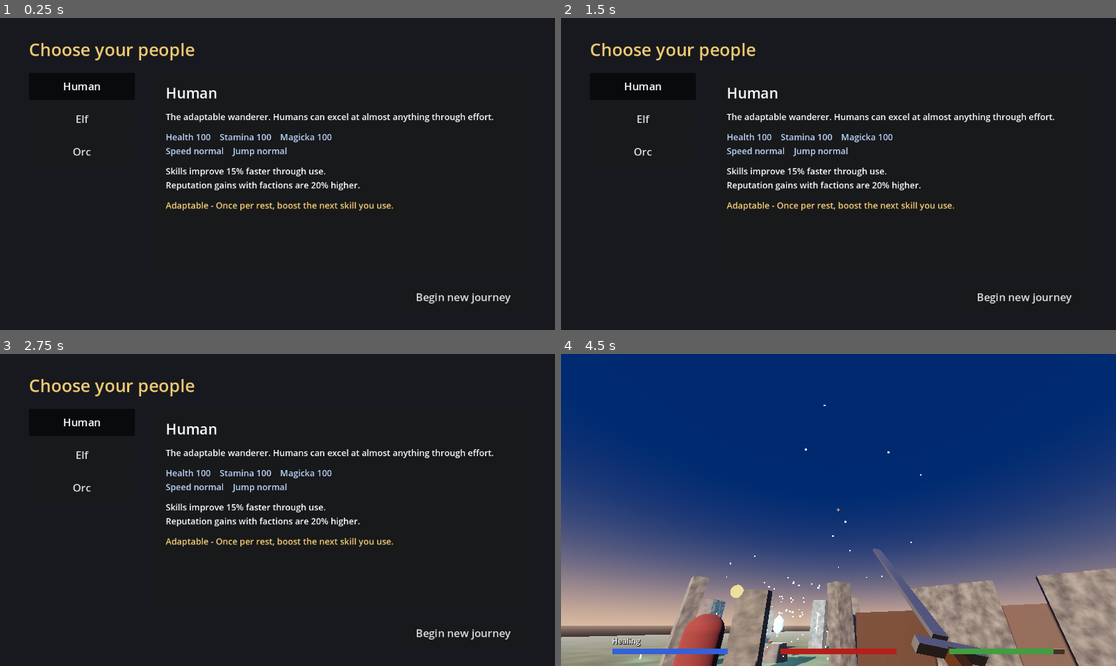
Above: before the commit, frames 1-4 (two rows, left to right).
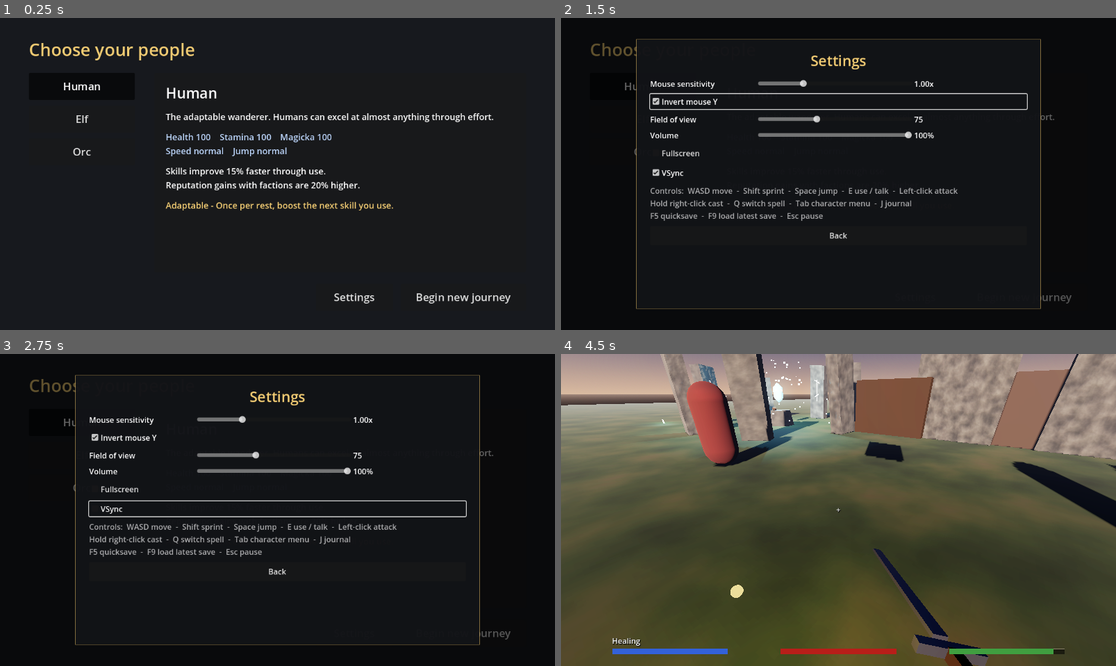
Above: after the commit, the same moments.

Repository: RCJLabs/Vaelora-godot
Game: Godot game, scene res://ui/character_creation.tscn
Same seed, same stepped clock (60 frames per second), same inputs: the game is played once before the commit and once after it.
Inputs (mouse positions are in pixels of both pictures, inside the frame that each line leads up to):
- Up to frame 1 (0.25 s): no input
- Up to frame 2 (1.5 s): click (916, 298) at 0.5 s, where only the run after the commit has a clickable "Settings"; click (838, 102) at 1.25 s, where only the run after the commit has a clickable "Invert mouse Y"
- Up to frame 3 (2.75 s): click (277, 510) at 2 s, where only the run after the commit has a clickable "VSync"
- Up to frame 4 (4.5 s): click (838, 572) at 2.75 s, where only the run after the commit has a clickable "Back"; click "Begin new journey" at 3.5 s; tap Enter at 4.25 s; move the mouse to (866, 510) at 4.27 s; press the mouse at (866, 510) at 4.28 s; hold W (move_forward) from 4.28 s (still down)

The runs differ from the first frame. In frame 1, 0.1% of the frame differs, in the area x 60-68%, y 88-92%; in frame 2, 6.8%; in frame 3, 6.8%; in frame 4, 98%, in the area x 0-100%, y 0-100%.

Commit message:
Add save slots, pause menu and settings
- SaveSystem: quicksave + 5 manual slots in user://saves/ with metadata (race,
  level, location, play time, date); F9 and death load the most recent save;
  old savegame.json migrates to the quicksave (save version 6)
- Pause menu (Esc): resume, save (overwrite confirmation), load (with delete),
  settings, quit to title, quit game; yields Esc to dialogue and the Tab menu
- Settings autoload saved to user://settings.cfg: mouse sensitivity, invert Y,
  FOV, volume, fullscreen, VSync; controls list
- Title screen: Continue loads the most recent save, plus Load Game and Settings
- GameState.play_time; new game resets it
- project.godot keeps the Terrain3D editor plugin enabled for local installs
- Docs: saving/settings section, Terrain3D notes in ASSETS.md

Co-Authored-By: Claude Opus 5.5 <noreply@anthropic.com>
Claude-Session: https://claude.ai/code/session_01BPE8ZczZ4hZnRHyCfMJwVS

Diff:
--- a/godot/player/player_first_person.gd
+++ b/godot/player/player_first_person.gd
@@ -17,11 +17,13 @@
 #   └── HUD (instance of ui/hud.tscn)
 #
 # Controls: WASD move, Shift sprint, Space jump, mouse look, E interact,
-# left-click attack, hold right-click cast spell, Q switch spell, F5 quicksave, F9 quickload, Esc releases the mouse, left-click recaptures it.
+# left-click attack, hold right-click cast spell, Q switch spell, F5 quicksave,
+# F9 load the latest save, Esc pause menu.
 
 @export var walk_speed: float = 5.0
 @export var sprint_speed: float = 8.0
 @export var jump_velocity: float = 4.5
+## Base mouse speed; the player's own multiplier is in Settings (Esc > Settings).
 @export var mouse_sensitivity: float = 0.002
 @export var ground_accel: float = 40.0   # how fast you reach full speed on the ground
 @export var air_accel: float = 8.0       # how much you can steer mid-air
@@ -84,6 +86,8 @@
 	_orb_material = spell_orb.mesh.surface_get_material(0).duplicate()
 	spell_orb.material_override = _orb_material
 	_on_spell_changed()
+	Settings.changed.connect(_apply_settings)
+	_apply_settings()
 	_ensure_input_actions()
 	_check_collision_setup()
 	Input.mouse_mode = Input.MOUSE_MODE_CAPTURED
@@ -98,13 +102,13 @@
 		return   # the dialogue box owns the mouse and keys while talking
 
 	if event is InputEventMouseMotion and Input.mouse_mode == Input.MOUSE_MODE_CAPTURED:
-		rotate_y(-event.relative.x * mouse_sensitivity)          # body turns left/right
-		head.rotate_x(-event.relative.y * mouse_sensitivity)     # head tilts up/down
+		var sensitivity := mouse_sensitivity * Settings.mouse_sensitivity
+		var vertical := -1.0 if Settings.invert_y else 1.0
+		rotate_y(-event.relative.x * sensitivity)                # body turns left/right
+		head.rotate_x(-event.relative.y * sensitivity * vertical)  # head tilts up/down
 		head.rotation.x = clamp(head.rotation.x, deg_to_rad(-85), deg_to_rad(85))
 
-	if event.is_action_pressed("ui_cancel"):
-		Input.mouse_mode = Input.MOUSE_MODE_VISIBLE
-	elif event is InputEventMouseButton and event.pressed and Input.mouse_mode != Input.MOUSE_MODE_CAPTURED:
+	if event is InputEventMouseButton and event.pressed and Input.mouse_mode != Input.MOUSE_MODE_CAPTURED:
 		Input.mouse_mode = Input.MOUSE_MODE_CAPTURED   # this click only grabs the mouse
 	elif event.is_action_pressed("attack"):
 		_try_attack()
@@ -238,6 +242,10 @@
 	var tween := create_tween()
 	tween.tween_property(weapon, "rotation", weapon_rest_rotation + Vector3(deg_to_rad(-80), deg_to_rad(30), 0), 0.08)
 	tween.tween_property(weapon, "rotation", weapon_rest_rotation, 0.25)
+
+
+func _apply_settings() -> void:
+	camera.fov = Settings.fov
 
 
 func _on_skill_increased(skill_id: String, new_level: int) -> void:
--- a/godot/project.godot
+++ b/godot/project.godot
@@ -16,10 +16,16 @@
 Inventory="*res://systems/inventory.gd"
 Spellbook="*res://systems/spellbook.gd"
 Reputation="*res://systems/reputation.gd"
+Settings="*res://systems/settings.gd"
 QuestLog="*res://systems/quest_log.gd"
 DialogueManager="*res://ui/dialogue_box.tscn"
 SaveSystem="*res://systems/save_system.gd"
 CharacterMenu="*res://ui/character_menu.tscn"
+PauseMenu="*res://ui/pause_menu.tscn"
+
+[editor_plugins]
+
+enabled=PackedStringArray("res://addons/terrain_3d/plugin.cfg")
 
 [input]
 
--- a/godot/systems/game_state.gd
+++ b/godot/systems/game_state.gd
@@ -9,6 +9,7 @@
 var race: String = "Human"        # name only, used by dialogue conditions
 var race_data: RaceData           # full stats/modifiers of the chosen race
 var flags: Dictionary = {}        # story memory, e.g. flags["met_maren"] = true
+var play_time := 0.0              # seconds spent in levels (not menus), shown on save slots
 
 signal flag_set(flag_name: String)
 
@@ -16,6 +17,12 @@
 func _ready() -> void:
 	# Lets levels run on their own (F6) without going through character creation.
 	set_race(load(DEFAULT_RACE))
+
+
+func _process(delta: float) -> void:
+	# Pausable, so menus don't count; the title screen has no player, so it doesn't either.
+	if get_tree().get_first_node_in_group("player"):
+		play_time += delta
 
 
 func set_race(data: RaceData) -> void:
--- a/godot/systems/save_system.gd
+++ b/godot/systems/save_system.gd
@@ -1,76 +1,137 @@
 extends Node
 
-# Quicksave (F5) / quickload (F9). Autoloaded as "SaveSystem".
-# Saves to user://savegame.json. Find that folder with
+# Saving and loading, with slots. Autoloaded as "SaveSystem".
+#   F5 = quicksave (its own slot), F9 = load the most recent save.
+#   The pause menu (Esc) saves to / loads from manual slots 1-5.
+# Saves live in user://saves/<slot>.json. Find that folder with
 # Project > Open User Data Folder (in the editor).
 #
 # What is saved: current level, race, story flags, skills and character level,
-# inventory and gold, known spells, faction reputation (quest progress comes from flags and items),
-# player position/look direction and Health/Stamina/Magicka. Things not driven by flags (e.g. a
-# door you left open) reset when you load.
+# inventory and gold, known spells, faction reputation, play time, player
+# position/look direction and Health/Stamina/Magicka. Quest progress comes
+# from flags and items. Things not driven by flags (e.g. a door you left
+# open) reset when you load.
 
-const SAVE_PATH := "user://savegame.json"
-const SAVE_VERSION := 5   # 2: skills, 3: inventory, 4: spells, 5: reputation
+const SAVE_DIR := "user://saves/"
+const OLD_SAVE_PATH := "user://savegame.json"   # before slots existed
+const SAVE_VERSION := 6   # 2: skills, 3: inventory, 4: spells, 5: reputation, 6: slots + play time
+const QUICKSAVE := "quicksave"
+const MANUAL_SLOTS := ["slot_1", "slot_2", "slot_3", "slot_4", "slot_5"]
 
 var _pending_player_state: Dictionary = {}
 
 
+func _ready() -> void:
+	DirAccess.make_dir_recursive_absolute(SAVE_DIR)
+	if FileAccess.file_exists(OLD_SAVE_PATH) and not FileAccess.file_exists(_path(QUICKSAVE)):
+		DirAccess.rename_absolute(OLD_SAVE_PATH, _path(QUICKSAVE))   # keep the old save as the quicksave
+
+
 func _unhandled_input(event: InputEvent) -> void:
 	if event.is_action_pressed("quicksave"):
-		save_game()
+		save_game(QUICKSAVE)
 	elif event.is_action_pressed("quickload"):
 		load_game()
 
 
-func has_save() -> bool:
-	return FileAccess.file_exists(SAVE_PATH)
+func slot_title(slot: String) -> String:
+	if slot == QUICKSAVE:
+		return "Quicksave"
+	return "Slot %s" % slot.trim_prefix("slot_")
 
 
-func save_game() -> bool:
+## True if `slot` has a save. With no slot: true if any save exists.
+func has_save(slot: String = "") -> bool:
+	if slot != "":
+		return FileAccess.file_exists(_path(slot))
+	return not list_saves().is_empty()
+
+
+## Every save, newest first: [{"slot": "slot_1", "meta": {...}}, ...]
+func list_saves() -> Array:
+	var saves := []
+	for slot in [QUICKSAVE] + MANUAL_SLOTS:
+		if has_save(slot):
+			var data = JSON.parse_string(FileAccess.get_file_as_string(_path(slot)))
+			if data is Dictionary:
+				saves.append({"slot": slot, "meta": data.get("meta", {})})
+	saves.sort_custom(func(a, b): return a["meta"].get("saved_at", 0) > b["meta"].get("saved_at", 0))
+	return saves
+
+
+func most_recent_slot() -> String:
+	var saves := list_saves()
+	return saves[0]["slot"] if not saves.is_empty() else ""
+
+
+## One line describing a save, for menus.
+func describe(meta: Dictionary) -> String:
+	var minutes := int(meta.get("play_time", 0.0) / 60.0)
+	return "%s, level %d  -  %s  -  %dh %02dm played  -  %s" % [
+		meta.get("race", "?"), meta.get("character_level", 1), meta.get("location", "?"),
+		minutes / 60, minutes % 60, meta.get("saved_at_text", "")]
+
+
+func save_game(slot: String = QUICKSAVE) -> bool:
 	var player := get_tree().get_first_node_in_group("player")
 	if player == null:
-		return false   # e.g. on the character creation screen
+		return false   # e.g. on the title screen
 	if DialogueManager.is_active or player.is_dead:
 		player.show_message("You can't save right now.")
 		return false
 
+	var level := get_tree().current_scene
 	var data := {
 		"version": SAVE_VERSION,
-		"level": get_tree().current_scene.scene_file_path,
+		"meta": {
+			"saved_at": Time.get_unix_time_from_system(),
+			"saved_at_text": Time.get_datetime_string_from_system(false, true).substr(0, 16),
+			"race": GameState.race,
+			"character_level": Skills.character_level,
+			"location": level.name.capitalize(),   # "TestLevel" -> "Test Level"
+			"play_time": GameState.play_time,
+		},
+		"level": level.scene_file_path,
 		"race": GameState.race_data.resource_path,
 		"flags": GameState.flags,
+		"play_time": GameState.play_time,
 		"skills": Skills.to_dict(),
 		"inventory": Inventory.to_dict(),
 		"spells": Spellbook.to_dict(),
 		"reputation": Reputation.to_dict(),
 		"player": player.get_save_data(),
 	}
-	var file := FileAccess.open(SAVE_PATH, FileAccess.WRITE)
+	var file := FileAccess.open(_path(slot), FileAccess.WRITE)
 	if file == null:
-		push_error("SaveSystem: can't write %s (error %d)" % [SAVE_PATH, FileAccess.get_open_error()])
+		push_error("SaveSystem: can't write %s (error %d)" % [_path(slot), FileAccess.get_open_error()])
 		return false
 	file.store_string(JSON.stringify(data, "\t"))
-	player.show_message("Game saved.")
+	player.show_message("Game saved (%s)." % slot_title(slot))
 	return true
 
 
-func load_game() -> bool:
-	if not has_save():
+## Loads `slot`, or the most recent save if no slot is given.
+func load_game(slot: String = "") -> bool:
+	if slot == "":
+		slot = most_recent_slot()
+	if slot == "" or not has_save(slot):
 		var player := get_tree().get_first_node_in_group("player")
 		if player:
 			player.show_message("No save yet. Press F5 to save.")
 		return false
 
-	var data = JSON.parse_string(FileAccess.get_file_as_string(SAVE_PATH))
+	var data = JSON.parse_string(FileAccess.get_file_as_string(_path(slot)))
 	if not data is Dictionary or not int(data.get("version", 0)) in range(1, SAVE_VERSION + 1):
-		push_error("SaveSystem: %s is damaged or from a newer version of the game." % SAVE_PATH)
+		push_error("SaveSystem: %s is damaged or from a newer version of the game." % _path(slot))
 		return false
 
 	if DialogueManager.is_active:
 		DialogueManager.end()
+	get_tree().paused = false
 	QuestLog.silent = true   # restoring flags/items isn't "progress" - don't announce it
 	GameState.set_race(load(data["race"]))
 	GameState.flags = data["flags"]
+	GameState.play_time = float(data.get("play_time", 0.0))
 	if data.has("skills"):
 		Skills.from_dict(data["skills"])
 	else:
@@ -101,6 +162,14 @@
 	return state
 
 
-func delete_save() -> void:
-	if has_save():
-		DirAccess.remove_absolute(SAVE_PATH)
+## Deletes one slot, or every save if no slot is given.
+func delete_save(slot: String = "") -> void:
+	for s in ([slot] if slot != "" else [QUICKSAVE] + MANUAL_SLOTS):
+		if has_save(s):
+			DirAccess.remove_absolute(_path(s))
+	if slot == "" and FileAccess.file_exists(OLD_SAVE_PATH):
+		DirAccess.remove_absolute(OLD_SAVE_PATH)
+
+
+func _path(slot: String) -> String:
+	return SAVE_DIR + slot + ".json"
--- /dev/null
+++ b/godot/systems/settings.gd
@@ -0,0 +1,45 @@
+extends Node
+
+# Player options, saved to user://settings.cfg (separate from save games, so
+# they apply to every character). Autoloaded as "Settings". Changed from the
+# pause menu (Esc > Settings) or the title screen.
+
+signal changed
+
+const PATH := "user://settings.cfg"
+
+var mouse_sensitivity := 1.0   # multiplier: 1.0 = the player's default
+var invert_y := false
+var fov := 75.0
+var master_volume := 1.0       # 0..1
+var fullscreen := false
+var vsync := true
+
+const KEYS := ["mouse_sensitivity", "invert_y", "fov", "master_volume", "fullscreen", "vsync"]
+
+
+func _ready() -> void:
+	var config := ConfigFile.new()
+	if config.load(PATH) == OK:
+		for key in KEYS:
+			set(key, config.get_value("settings", key, get(key)))
+	apply()
+
+
+## Change one option: applies it, saves the file and tells listeners (e.g. the camera).
+func set_option(key: String, value) -> void:
+	set(key, value)
+	apply()
+	var config := ConfigFile.new()
+	for k in KEYS:
+		config.set_value("settings", k, get(k))
+	config.save(PATH)
+	changed.emit()
+
+
+func apply() -> void:
+	AudioServer.set_bus_volume_db(0, linear_to_db(maxf(master_volume, 0.0001)))
+	if DisplayServer.get_name() == "headless":
+		return   # no window to change (automated tests)
+	DisplayServer.window_set_mode(DisplayServer.WINDOW_MODE_FULLSCREEN if fullscreen else DisplayServer.WINDOW_MODE_WINDOWED)
+	DisplayServer.window_set_vsync_mode(DisplayServer.VSYNC_ENABLED if vsync else DisplayServer.VSYNC_DISABLED)
--- a/godot/ui/character_creation.gd
+++ b/godot/ui/character_creation.gd
@@ -39,7 +39,10 @@
 		race_buttons.add_child(button)
 	begin_button.pressed.connect(begin)
 	continue_button.visible = SaveSystem.has_save()
-	continue_button.pressed.connect(SaveSystem.load_game)
+	continue_button.pressed.connect(func(): SaveSystem.load_game())   # most recent save
+	%LoadButton.visible = SaveSystem.has_save()
+	%LoadButton.pressed.connect(PauseMenu.open_page.bind("load"))
+	%SettingsButton.pressed.connect(PauseMenu.open_page.bind("settings"))
 	race_buttons.get_child(0).button_pressed = true
 	select_race(races[0])
 
@@ -58,6 +61,7 @@
 func begin() -> void:
 	GameState.set_race(selected)
 	GameState.flags = {}   # new game: forget the previous character's story
+	GameState.play_time = 0.0
 	Skills.reset(selected)
 	Inventory.reset()
 	Spellbook.reset(selected)
--- a/godot/ui/character_creation.tscn
+++ b/godot/ui/character_creation.tscn
@@ -102,6 +102,20 @@
 size_flags_horizontal = 8
 theme_override_constants/separation = 16
 
+[node name="SettingsButton" type="Button" parent="Margin/VBox/Buttons"]
+unique_name_in_owner = true
+custom_minimum_size = Vector2(160, 56)
+layout_mode = 2
+theme_override_font_sizes/font_size = 22
+text = "Settings"
+
+[node name="LoadButton" type="Button" parent="Margin/VBox/Buttons"]
+unique_name_in_owner = true
+custom_minimum_size = Vector2(180, 56)
+layout_mode = 2
+theme_override_font_sizes/font_size = 22
+text = "Load Game"
+
 [node name="ContinueButton" type="Button" parent="Margin/VBox/Buttons"]
 unique_name_in_owner = true
 custom_minimum_size = Vector2(220, 56)
--- /dev/null
+++ b/godot/ui/pause_menu.gd
@@ -0,0 +1,217 @@
+extends CanvasLayer
+
+# Esc menu: Resume / Save / Load / Settings / Quit to Title / Quit Game.
+# Autoloaded as "PauseMenu" (process mode Always, so it works while paused).
+# The title screen opens the Load and Settings pages directly with open_page().
+
+const TITLE_SCENE := "res://ui/character_creation.tscn"
+
+@onready var root_control: Control = $Root
+@onready var title_label: Label = %Title
+@onready var content: VBoxContainer = %Content
+
+var is_open := false
+var _page := ""
+var _from_title := false     # opened from the title screen: no "main" page, no pausing
+var _confirm_slot := ""      # slot waiting for a second click to overwrite/delete
+
+
+func _ready() -> void:
+	root_control.hide()
+
+
+# _input so Esc is seen before the game. Dialogue and the Tab menu handle
+# their own Esc, so leave it to them while they're open.
+func _input(event: InputEvent) -> void:
+	if not event.is_action_pressed("ui_cancel"):
+		return
+	if DialogueManager.is_active or CharacterMenu.is_open:
+		return
+	if is_open:
+		if _page == "main" or _from_title:
+			close()
+		else:
+			_show("main")
+	else:
+		var player := get_tree().get_first_node_in_group("player")
+		if player == null or player.is_dead:
+			return
+		open_page("main")
+	get_viewport().set_input_as_handled()
+
+
+func open_page(page: String) -> void:
+	_from_title = get_tree().get_first_node_in_group("player") == null
+	is_open = true
+	if not _from_title:
+		get_tree().paused = true
+	Input.mouse_mode = Input.MOUSE_MODE_VISIBLE
+	root_control.show()
+	_show(page)
+
+
+func close() -> void:
+	is_open = false
+	root_control.hide()
+	if not _from_title:
+		get_tree().paused = false
+		Input.mouse_mode = Input.MOUSE_MODE_CAPTURED
+
+
+func _show(page: String) -> void:
+	_page = page
+	_confirm_slot = ""
+	for child in content.get_children():
+		content.remove_child(child)
+		child.queue_free()
+	match page:
+		"main": _build_main()
+		"save": _build_save()
+		"load": _build_load()
+		"settings": _build_settings()
+
+
+# --- pages ---------------------------------------------------------------------
+
+func _build_main() -> void:
+	title_label.text = "Paused"
+	_button("Resume", close)
+	_button("Save Game", _show.bind("save"))
+	_button("Load Game", _show.bind("load"))
+	_button("Settings", _show.bind("settings"))
+	_button("Quit to Title", _quit_to_title)
+	_button("Quit Game", func(): get_tree().quit())
+
+
+func _build_save() -> void:
+	title_label.text = "Save Game"
+	var metas := {}
+	for save in SaveSystem.list_saves():
+		metas[save["slot"]] = save["meta"]
+	for slot in SaveSystem.MANUAL_SLOTS:
+		var text := "%s  -  %s" % [SaveSystem.slot_title(slot),
+				SaveSystem.describe(metas[slot]) if metas.has(slot) else "empty"]
+		var button := _button(text, Callable())
+		button.alignment = HORIZONTAL_ALIGNMENT_LEFT
+		button.pressed.connect(_on_save_slot.bind(slot, metas.has(slot), button))
+	_back_button()
+
+
+func _on_save_slot(slot: String, occupied: bool, button: Button) -> void:
+	if occupied and _confirm_slot != slot:
+		_confirm_slot = slot   # first click on a used slot asks for confirmation
+		button.text = "%s  -  click again to overwrite" % SaveSystem.slot_title(slot)
+		return
+	get_tree().paused = false   # saving reads the live game
+	SaveSystem.save_game(slot)
+	get_tree().paused = true
+	_show("save")
+
+
+func _build_load() -> void:
+	title_label.text = "Load Game"
+	var saves := SaveSystem.list_saves()
+	if saves.is_empty():
+		var none := Label.new()
+		none.text = "No saved games yet."
+		content.add_child(none)
+	for save in saves:
+		var row := HBoxContainer.new()
+		var load_button := Button.new()
+		load_button.text = "%s  -  %s" % [SaveSystem.slot_title(save["slot"]), SaveSystem.describe(save["meta"])]
+		load_button.alignment = HORIZONTAL_ALIGNMENT_LEFT
+		load_button.size_flags_horizontal = Control.SIZE_EXPAND_FILL
+		load_button.pressed.connect(_on_load_slot.bind(save["slot"]))
+		var delete_button := Button.new()
+		delete_button.text = "Delete"
+		delete_button.pressed.connect(_on_delete_slot.bind(save["slot"], delete_button))
+		row.add_child(load_button)
+		row.add_child(delete_button)
+		content.add_child(row)
+	_back_button()
+
+
+func _on_load_slot(slot: String) -> void:
+	is_open = false
+	root_control.hide()
+	SaveSystem.load_game(slot)   # unpauses and changes scene
+
+
+func _on_delete_slot(slot: String, button: Button) -> void:
+	if _confirm_slot != slot:
+		_confirm_slot = slot
+		button.text = "Sure?"
+		return
+	SaveSystem.delete_save(slot)
+	_show("load")
+
+
+func _build_settings() -> void:
+	title_label.text = "Settings"
+	_slider("Mouse sensitivity", "mouse_sensitivity", 0.2, 3.0, 0.05, "%.2fx")
+	_checkbox("Invert mouse Y", "invert_y")
+	_slider("Field of view", "fov", 60.0, 100.0, 1.0, "%d")
+	_slider("Volume", "master_volume", 0.0, 1.0, 0.05, "%.0f%%", 100.0)
+	_checkbox("Fullscreen", "fullscreen")
+	_checkbox("VSync", "vsync")
+	var controls := Label.new()
+	controls.text = "Controls:  WASD move  -  Shift sprint  -  Space jump  -  E use / talk  -  Left-click attack\n" \
+		+ "Hold right-click cast  -  Q switch spell  -  Tab character menu  -  J journal\n" \
+		+ "F5 quicksave  -  F9 load latest save  -  Esc pause"
+	controls.modulate = Color(1, 1, 1, 0.65)
+	content.add_child(controls)
+	_back_button()
+
+
+# --- small UI helpers ------------------------------------------------------------
+
+func _button(text: String, action: Callable) -> Button:
+	var button := Button.new()
+	button.text = text
+	button.custom_minimum_size = Vector2(0, 40)
+	if action.is_valid():
+		button.pressed.connect(action)
+	content.add_child(button)
+	return button
+
+
+func _back_button() -> void:
+	_button("Back", close if _from_title else _show.bind("main"))
+
+
+func _slider(label_text: String, key: String, low: float, high: float, step: float,
+		format: String, display_scale: float = 1.0) -> void:
+	var row := HBoxContainer.new()
+	var label := Label.new()
+	label.text = label_text
+	label.custom_minimum_size.x = 220
+	var slider := HSlider.new()
+	slider.min_value = low
+	slider.max_value = high
+	slider.step = step
+	slider.value = Settings.get(key)
+	slider.custom_minimum_size.x = 320
+	slider.size_flags_vertical = Control.SIZE_SHRINK_CENTER
+	var value_label := Label.new()
+	value_label.text = format % (slider.value * display_scale)
+	slider.value_changed.connect(func(v):
+		value_label.text = format % (v * display_scale)
+		Settings.set_option(key, v))
+	for c in [label, slider, value_label]:
+		row.add_child(c)
+	content.add_child(row)
+
+
+func _checkbox(label_text: String, key: String) -> void:
+	var box := CheckBox.new()
+	box.text = label_text
+	box.button_pressed = Settings.get(key)
+	box.toggled.connect(func(on): Settings.set_option(key, on))
+	content.add_child(box)
+
+
+func _quit_to_title() -> void:
+	close()
+	get_tree().paused = false
+	Input.mouse_mode = Input.MOUSE_MODE_VISIBLE
+	get_tree().change_scene_to_file(TITLE_SCENE)
--- /dev/null
+++ b/godot/ui/pause_menu.tscn
@@ -0,0 +1,72 @@
+[gd_scene load_steps=3 format=3]
+
+[ext_resource type="Script" path="res://ui/pause_menu.gd" id="1_pause"]
+
+[sub_resource type="StyleBoxFlat" id="Panel_bg"]
+bg_color = Color(0.07, 0.075, 0.09, 0.96)
+border_width_left = 1
+border_width_top = 1
+border_width_right = 1
+border_width_bottom = 1
+border_color = Color(0.75, 0.62, 0.35, 0.7)
+
+[node name="PauseMenu" type="CanvasLayer"]
+process_mode = 3
+layer = 5
+script = ExtResource("1_pause")
+
+[node name="Root" type="Control" parent="."]
+layout_mode = 3
+anchors_preset = 15
+anchor_right = 1.0
+anchor_bottom = 1.0
+grow_horizontal = 2
+grow_vertical = 2
+
+[node name="Dim" type="ColorRect" parent="Root"]
+layout_mode = 1
+anchors_preset = 15
+anchor_right = 1.0
+anchor_bottom = 1.0
+grow_horizontal = 2
+grow_vertical = 2
+color = Color(0, 0, 0, 0.6)
+
+[node name="Panel" type="PanelContainer" parent="Root"]
+layout_mode = 1
+anchors_preset = 8
+anchor_left = 0.5
+anchor_top = 0.5
+anchor_right = 0.5
+anchor_bottom = 0.5
+offset_left = -420.0
+offset_top = -280.0
+offset_right = 420.0
+offset_bottom = 280.0
+grow_horizontal = 2
+grow_vertical = 2
+theme_override_styles/panel = SubResource("Panel_bg")
+
+[node name="Margin" type="MarginContainer" parent="Root/Panel"]
+layout_mode = 2
+theme_override_constants/margin_left = 28
+theme_override_constants/margin_top = 22
+theme_override_constants/margin_right = 28
+theme_override_constants/margin_bottom = 22
+
+[node name="VBox" type="VBoxContainer" parent="Root/Panel/Margin"]
+layout_mode = 2
+theme_override_constants/separation = 16
+
+[node name="Title" type="Label" parent="Root/Panel/Margin/VBox"]
+unique_name_in_owner = true
+layout_mode = 2
+theme_override_colors/font_color = Color(0.95, 0.8, 0.45, 1)
+theme_override_font_sizes/font_size = 30
+horizontal_alignment = 1
+
+[node name="Content" type="VBoxContainer" parent="Root/Panel/Margin/VBox"]
+unique_name_in_owner = true
+layout_mode = 2
+size_flags_vertical = 3
+theme_override_constants/separation = 10
Not shown, changed: README.md
Not shown, changed: docs/godot-starter/ASSETS.md
Not shown, changed: docs/godot-starter/STATS_AND_SAVING.md
Not shown, added: docs/images/save_slots.png
Not shown, added: docs/images/settings.png
